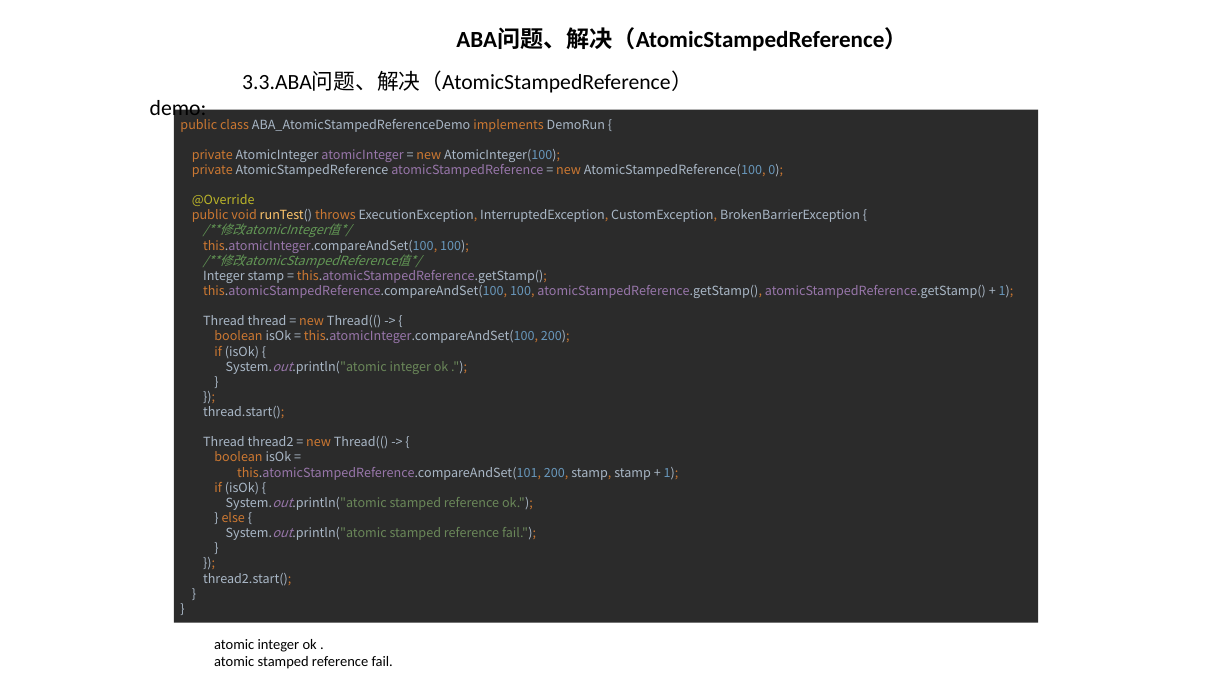
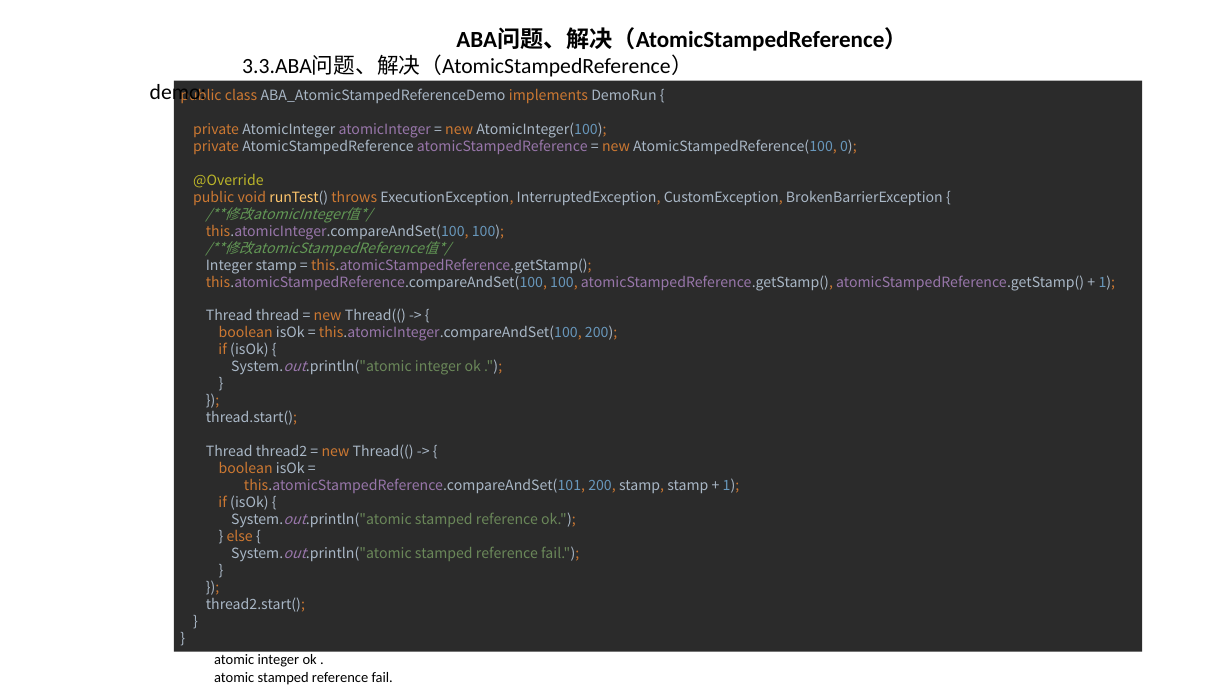
Before and after one commit to huangshumei/concurrentDemo, a slide deck: slide 28 of doc/concurrency-冯建.pptx (slide 30 before the commit). Drawn at 1232x693 pixels with LibreOffice and Linux fonts; fonts in the diff are those of the drawing. Boxes give left, top, right and bottom in pixels: in the first picture for what was removed or moved away, otherwise in the second. Text is boxed around its words. In the diff, an @@ line names an element or a change of style, - is before the commit and + after.

Commit message:
修改ppt

```diff
--- a/doc/concurrency-冯建.pptx
+++ b/doc/concurrency-冯建.pptx
@@ text "3.3.ABA问题、解决（AtomicStampedReference） demo:" rewrapped from (242,71,693,93) to (150,55,693,105) @@
@@ rectangle "public class ABA_AtomicStampedReferenceDemo implements DemoR ...": place and size @@
-rectangle "public class ABA_AtomicStampedReferenceDemo implements DemoR ..." at (174,110,1038,623)
+rectangle "public class ABA_AtomicStampedReferenceDemo implements DemoR ..." at (174,80,1142,652)
@@ rectangle "public class ABA_AtomicStampedReferenceDemo implements DemoR ..." at (174,80,1142,652): size 9.8 to 11 pt @@
@@ text "atomic integer ok .": place and size @@
-text "atomic integer ok ." at (214,639,393,669)
+text "atomic integer ok ." at (214,654,393,685)
```
Also in this commit, not shown: 9 other slides changed, 2 slides removed.
